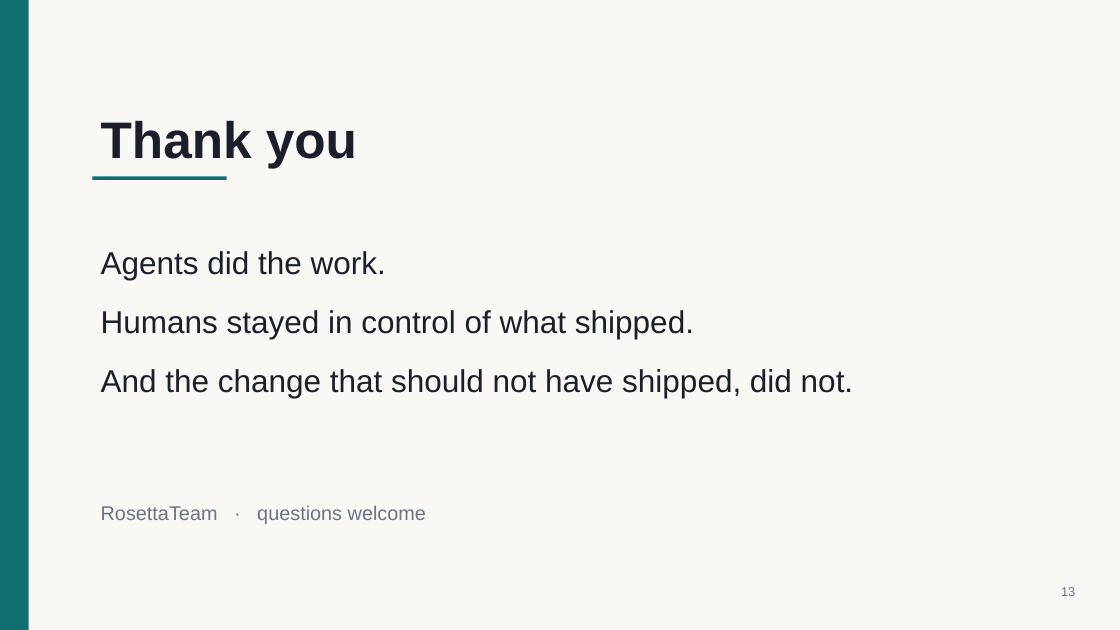
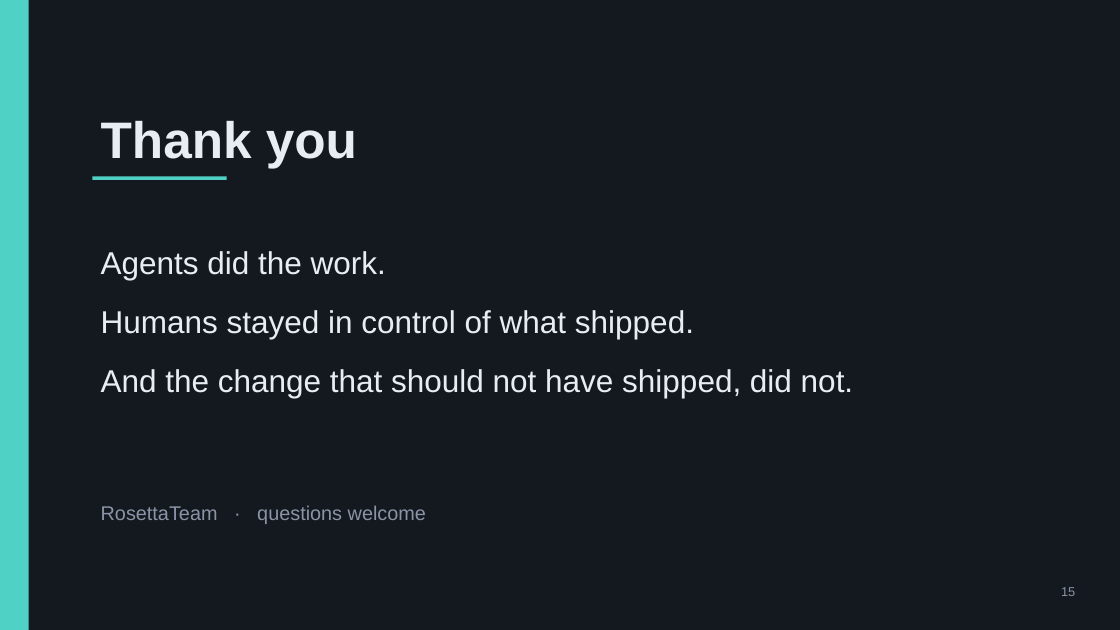
Before and after one commit to mohamedsorour1998/TheAgentOrg, a slide deck: slide 15 of docs/pitch/TheAgentOrg-prefinal.pptx (slide 13 before the commit). Drawn at 1120x630 pixels with LibreOffice and Linux fonts; fonts in the diff are those of the drawing. Boxes give left, top, right and bottom in pixels: in the first picture for what was removed or moved away, otherwise in the second. Text is boxed around its words. In the diff, an @@ line names an element or a change of style, - is before the commit and + after.

```diff
--- a/docs/pitch/TheAgentOrg-prefinal.pptx
+++ b/docs/pitch/TheAgentOrg-prefinal.pptx
@@ rectangle at [0,0,1120,630]: fill #FAF8F5 to #14181F @@
@@ rectangle at [0,0,29,630]: fill #0F6E6E to #4FD1C5 @@
@@ text "Thank you" at [101,121,357,168]: text colour #1A1F2B to #E8EDF4 @@
@@ rectangle at [92,176,227,180]: fill #0F6E6E to #4FD1C5 @@
@@ text "Agents did the work." at [101,251,854,398]: text colour #1A1F2B to #E8EDF4 @@
@@ text "RosettaTeam · questions welcome" at [101,505,426,524]: text colour #6B7485 to #8A94A6 @@
@@ text at [1061,587,1075,596]: text changed; text colour #6B7485 to #8A94A6 @@
-13
+15
```
Also in this commit, not shown: 12 other slides changed, 2 slides added, 10 other files.
